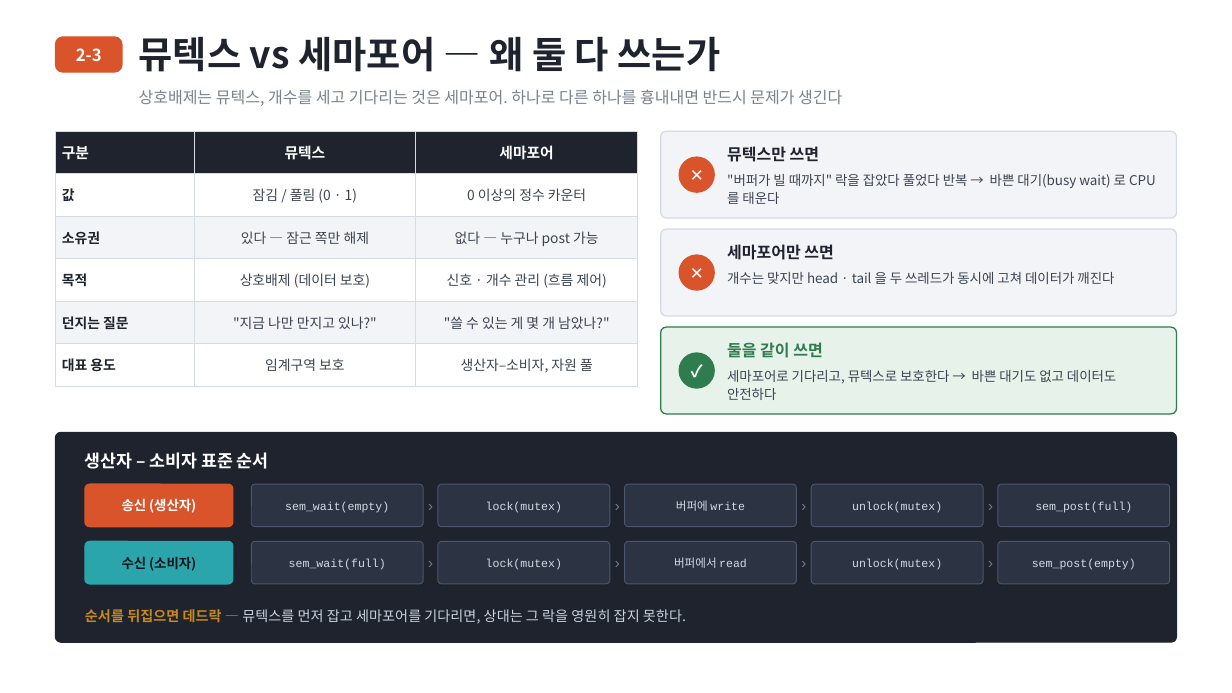
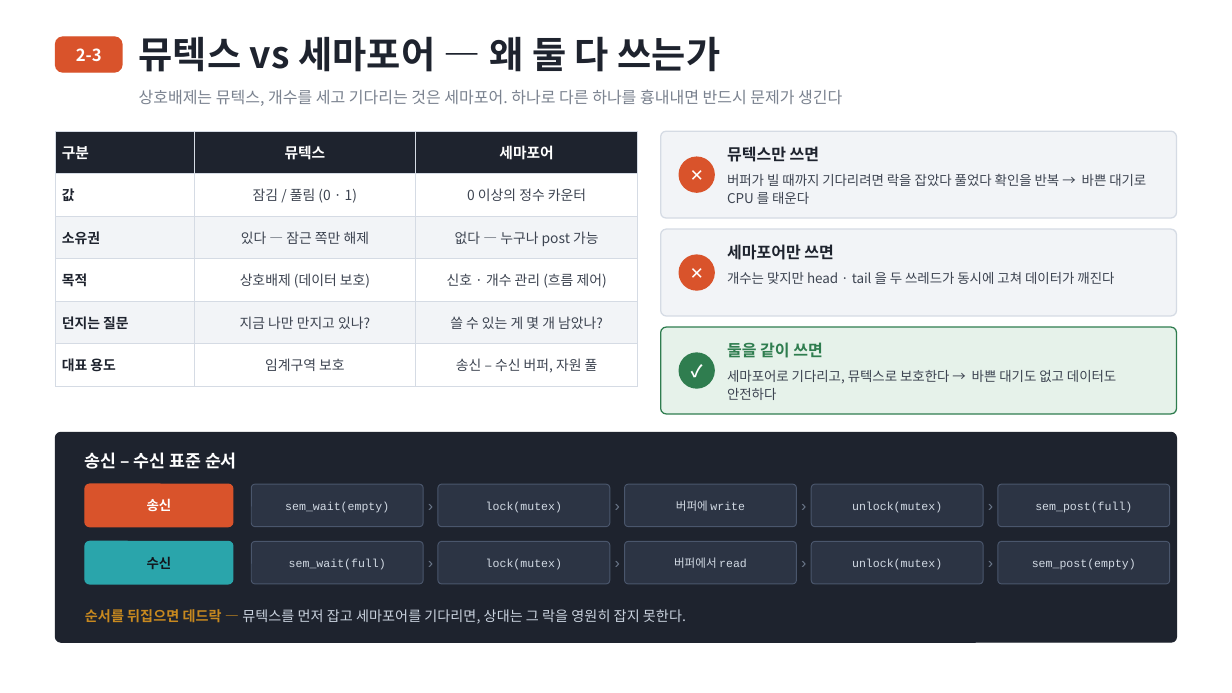
Before and after one commit to harley-hwan/IpcProc, a slide deck: slide 14 of ref/발표자료/IPC_발표자료.pptx. Drawn at 1232x693 pixels with LibreOffice and Linux fonts; fonts in the diff are those of the drawing. Boxes give left, top, right and bottom in pixels: in the first picture for what was removed or moved away, otherwise in the second. Text is boxed around its words. In the diff, an @@ line names an element or a change of style, - is before the commit and + after.

Commit message:
발표자료 2-3 장 정비 및 용어 정리
- 뮤텍스/세마포어 장을 핵심 위주로 다시 쓰고 장별 별첨 추가
- 슬라이드 항목을 대본이 모두 짚도록 양쪽 정렬
- 바쁜 대기 설명 정정: 뮤텍스도 커널이 재워 줌, 조건 대기 오용 시에만 발생
- 11장 비교표에 데이터 단위/복사 횟수/용량 근거 명시
- 12장 CRITICAL_SECTION, Named Mutex 실제 호출 순서 추가
- 생산자/소비자 대신 송신/수신 으로 용어 통일
- 각 장 하단 예상 질문 45항목

```diff
--- a/ref/발표자료/IPC_발표자료.pptx
+++ b/ref/발표자료/IPC_발표자료.pptx
@@ table at <box>55,131,638,377</box> @@
@@ row 5, column 2: ""지금 나만 만지고 있나?"" to "지금 나만 만지고 있나?" @@
@@ row 5, column 3: ""쓸 수 있는 게 몇 개 남았나?"" to "쓸 수 있는 게 몇 개 남았나?" @@
-row 6, column 3: 생산자–소비자, 자원 풀
+row 6, column 3: 송신 – 수신 버퍼, 자원 풀
@@ text at <box>727,174,1146,204</box>: text changed @@
-"버퍼가 빌 때까지" 락을 잡았다 풀었다 반복 → 바쁜 대기(busy wait) 로 CPU 를 태운다
+버퍼가 빌 때까지 기다리려면 락을 잡았다 풀었다 확인을 반복 → 바쁜 대기로 CPU 를 태운다
@@ text at <box>85,452,237,469</box>: text changed @@
-생산자 – 소비자 표준 순서
+송신 – 수신 표준 순서
@@ text at <box>147,498,172,511</box>: text changed @@
-송신 (생산자)
+송신
@@ text at <box>147,557,172,569</box>: text changed @@
-수신 (소비자)
+수신
```
Also in this commit, not shown: 13 other slides changed, 7 other files.
